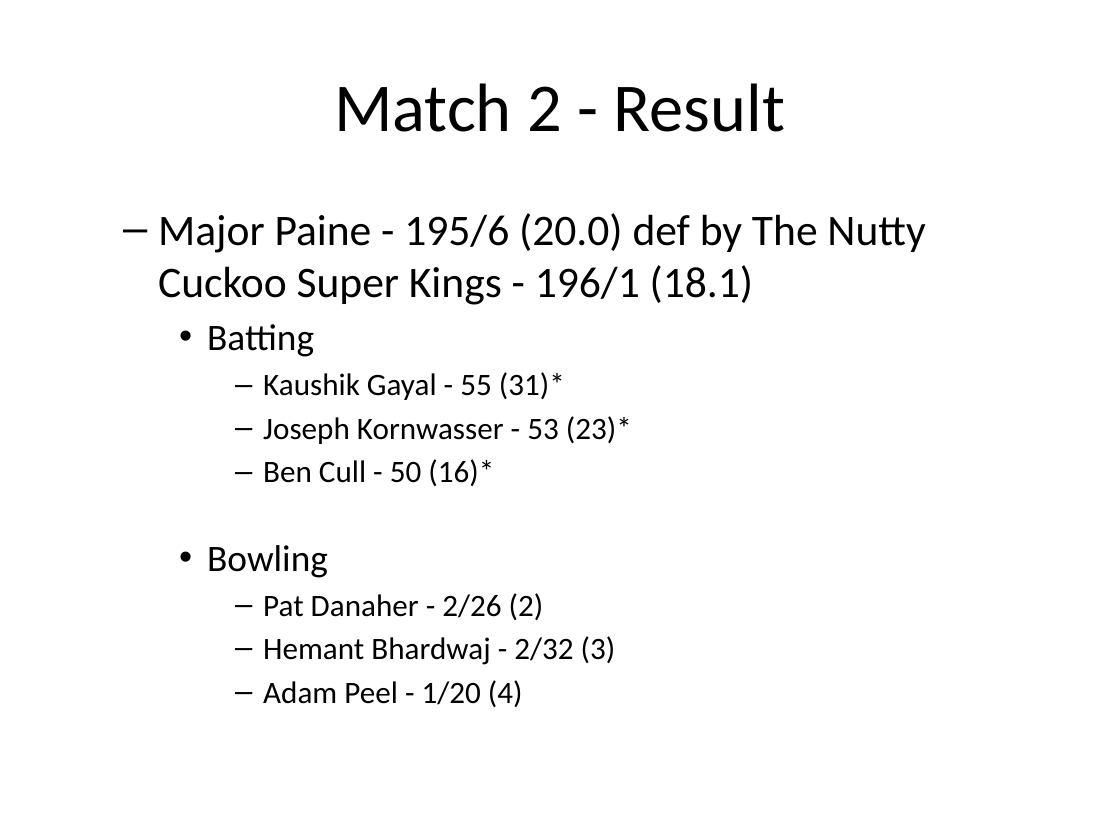
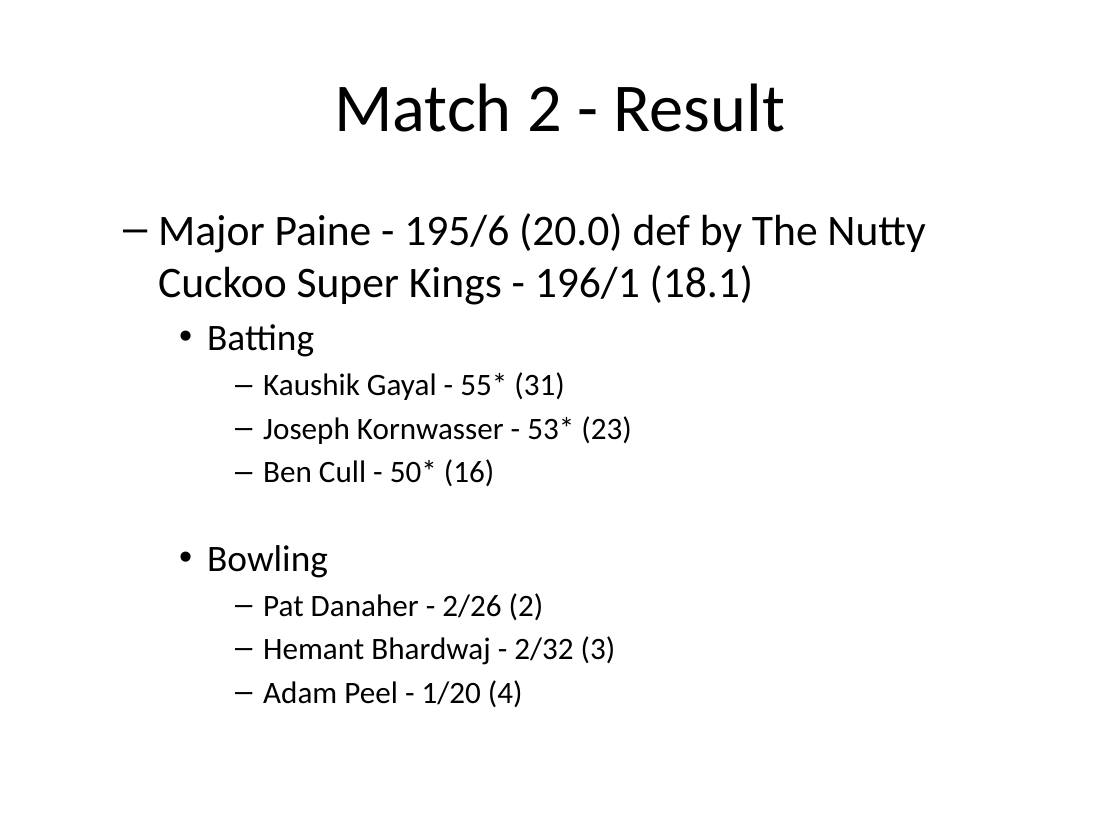
Before and after one commit to jimmyday12/nutty-cuckoo-super-kings, a slide deck: slide 10 of presentations/preso-summer-2021.pptx (slide 16 before the commit). Drawn at 1120x840 pixels with LibreOffice and Linux fonts; fonts in the diff are those of the drawing. Boxes give left, top, right and bottom in pixels: in the first picture for what was removed or moved away, otherwise in the second. Text is boxed around its words. In the diff, an @@ line names an element or a change of style, - is before the commit and + after.

```diff
--- a/presentations/preso-summer-2021.pptx
+++ b/presentations/preso-summer-2021.pptx
@@ text at [263,372,631,486]: text changed @@
-      – Kaushik Gayal - 55 (31)*
-      – Joseph Kornwasser - 53 (23)*
-      – Ben Cull - 50 (16)*
+      – Kaushik Gayal - 55* (31)
+      – Joseph Kornwasser - 53* (23)
+      – Ben Cull - 50* (16)
```
Also in this commit, not shown: 4 other slides changed, 6 slides removed, 19 other files.
